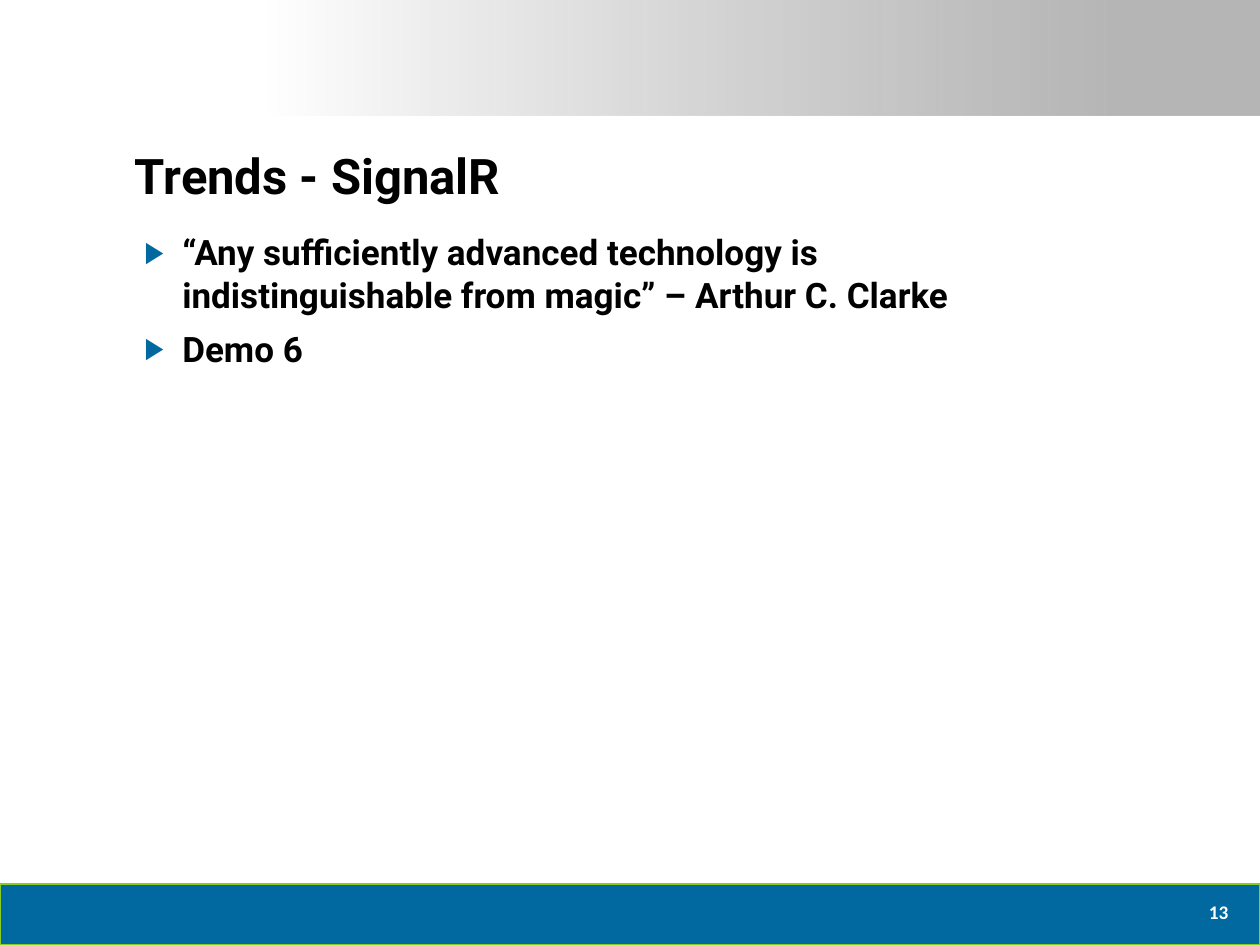
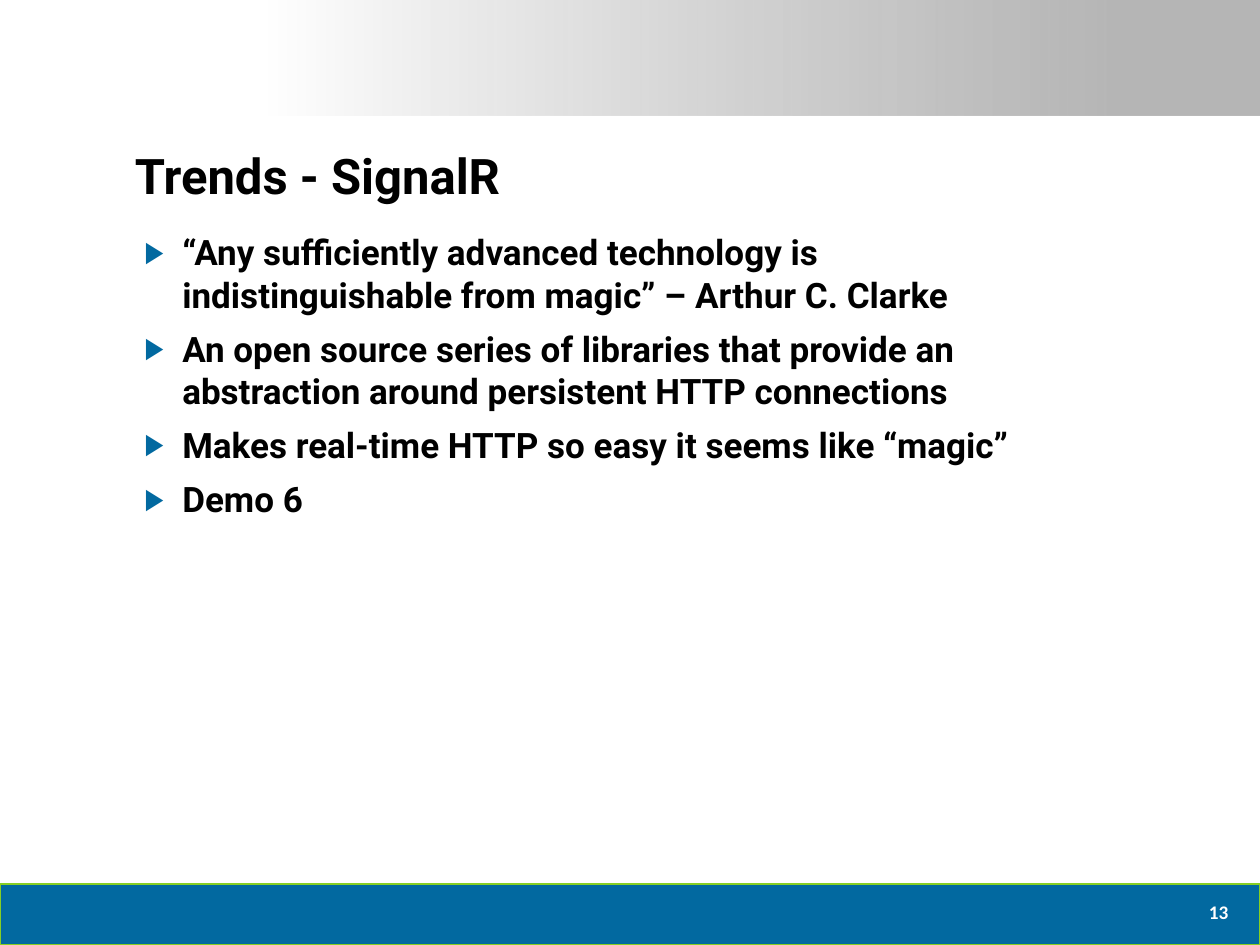
Before and after one commit to dtomyn/HTML5Demo1, a slide deck: slide 14 of Docs/2012 - Live360 Event Review (NEWER).pptx. Drawn at 1260x945 pixels with LibreOffice and Linux fonts; fonts in the diff are those of the drawing; background and template pictures are left out. Boxes give left, top, right and bottom in pixels: in the first picture for what was removed or moved away, otherwise in the second. Text is boxed around its words. In the diff, an @@ line names an element or a change of style, - is before the commit and + after.

Commit message:
modified ppt for some point regarding signalr... added gang sign mp4

```diff
--- a/Docs/2012 - Live360 Event Review (NEWER).pptx
+++ b/Docs/2012 - Live360 Event Review (NEWER).pptx
@@ text at <box>182,335,1008,466</box>: paragraphs added @@
+▶ An open source series of libraries that provide an abstraction around persistent HTTP connections
+▶ Makes real-time HTTP so easy it seems like “magic”
```
Also in this commit, not shown: 2 other files.
